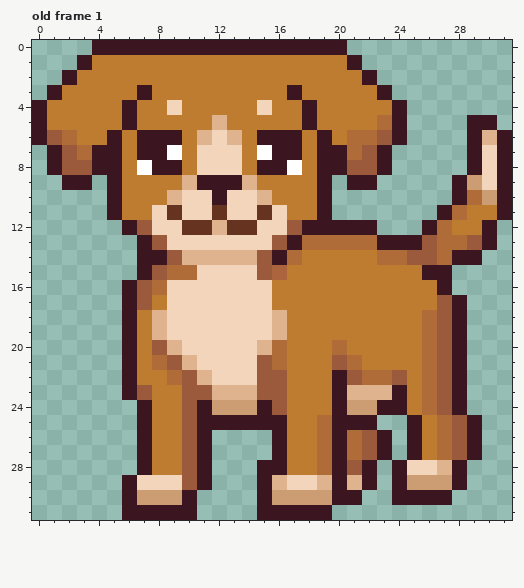
Pixel-art file, stored at aseprite_files/doggy.aseprite. Above, as it was before the edit.
32x32 pixels, 1 frame. Shown: old frame 1. The commit also changed other frames, which this record leaves out.
The same view after the edit:
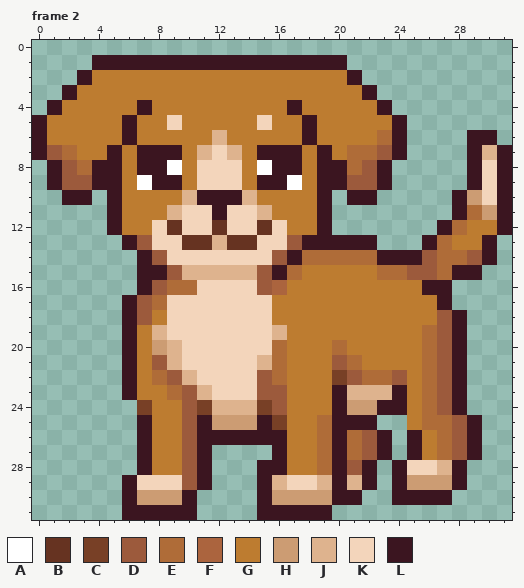
Palette (. is transparent): A #ffffff  B #663321  C #784026  D #9c5a3c  E #af6c38  F #ab643e  G #bd7c30  H #cc9c73  J #deb38e  K #f3d5bb  L #3b1520
A new or re-ordered frame is compared with the old frame closest to it.
What changed:
frames 1 -> 6
Frame 2 is new; against old frame 1:
y 0: x 4..20 LLLLLLLLLLLLLLLLL -> .................
y 1: x 3..21 LGGGGGGGGGGGGGGGGGL -> .LLLLLLLLLLLLLLLLL.
y 2: x 2..3 LG -> .L; x 21..22 GL -> L.
y 3: x 1..2 LG -> .L; x 7 L -> G; x 17 L -> G; x 22..23 GL -> L.
y 4: x 0..1 LG -> .L; x 6..7 LG -> GL; x 9 K -> G; x 15 K -> G; x 17..18 GL -> LG; x 23..24 GL -> L.
y 5: x 9 G -> K; x 12 J -> G; x 15 G -> K; x 23 E -> G; x 29..30 LL -> ..
y 6: x 1..2 DE -> GG; x 5..9 LGLLL -> GLGGG; x 11..13 JKJ -> GJG; x 15..19 LLLGL -> GGGLG; x 21..23 EED -> GGE; x 30..31 JL -> L.
y 7: x 0..4 .LDEL -> LDEGG; x 9 A -> L; x 11 K -> J; x 13 K -> J; x 15 A -> L; x 20 L -> G; x 22..24 DL. -> EDL; x 30 K -> J
y 8: x 3 D -> E; x 7 A -> L; x 9 L -> A; x 15 L -> A; x 17 A -> L; x 21 D -> E
y 9: x 1..4 .LL. -> LDDL; x 7..17 GGGJLLLJGGG -> ALLGKKKGLLA; x 20..23 .LL. -> LDDL; x 28..29 LH -> .L
y 10: x 2..3 .. -> LL; x 9..11 JKK -> GJL; x 13..15 KKJ -> LJG; x 21..22 .. -> LL; x 29..30 EH -> HK
y 11: x 8..9 KB -> GJ; x 12 B -> L; x 15..16 BK -> JG; x 27..30 LEGG -> .LEH
y 12: x 5..7 .LD -> LGG; x 9..15 KBBJBBK -> BKKBKKB; x 17..18 DL -> GG; x 20..22 LLL -> ...; x 26..28 LEG -> .LE; x 30..31 L. -> GL
y 13: x 6..8 .LD -> LDK; x 10..14 KKKKK -> BBJBB; x 16..26 DLEEEEELLLD -> KDLLLLL...L; x 28..29 ED -> GG
y 14: x 8..25 LDJJJJJDLEGGGGGEED -> DKKKKKKKDLEEEEELLL; x 28..30 LL. -> EDL
y 15: x 8..14 DEEKKKK -> LDJJJJJ; x 16..17 FG -> LE; x 23..29 GGGLL.. -> EEDDELL
y 16: x 6..10 LDEKK -> .LDEE; x 15..16 KG -> DF; x 26 G -> L
y 17: x 8 G -> E; x 27..28 DL -> L.
y 18: x 7..8 GJ -> DG; x 16 J -> G; x 26 E -> G
y 20: x 8 D -> H; x 15 J -> K
y 21: x 8..10 EDJ -> DJK; x 15 D -> J
y 22: x 8..11 GEDJ -> EDJK; x 16 D -> E; x 20 L -> C
y 23: x 7 D -> G; x 9 G -> E; x 11..14 DJJJ -> JKKK
y 24: x 7 L -> C; x 11..15 LHHHL -> CJJJC
y 25: x 12..14 LLL -> HHH; x 16 L -> C; x 25..26 LG -> GE
y 26: x 12..15 .... -> LLLL
